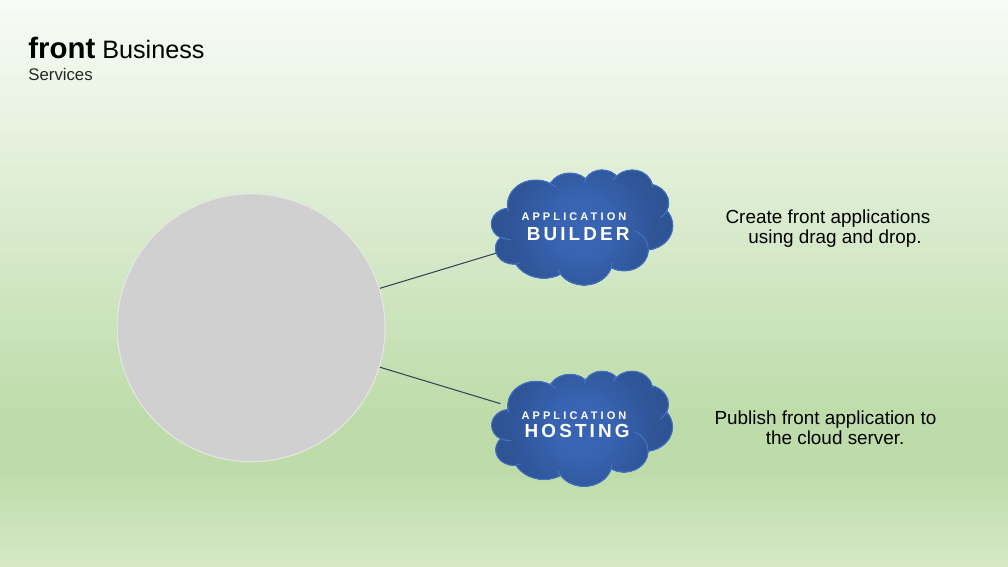
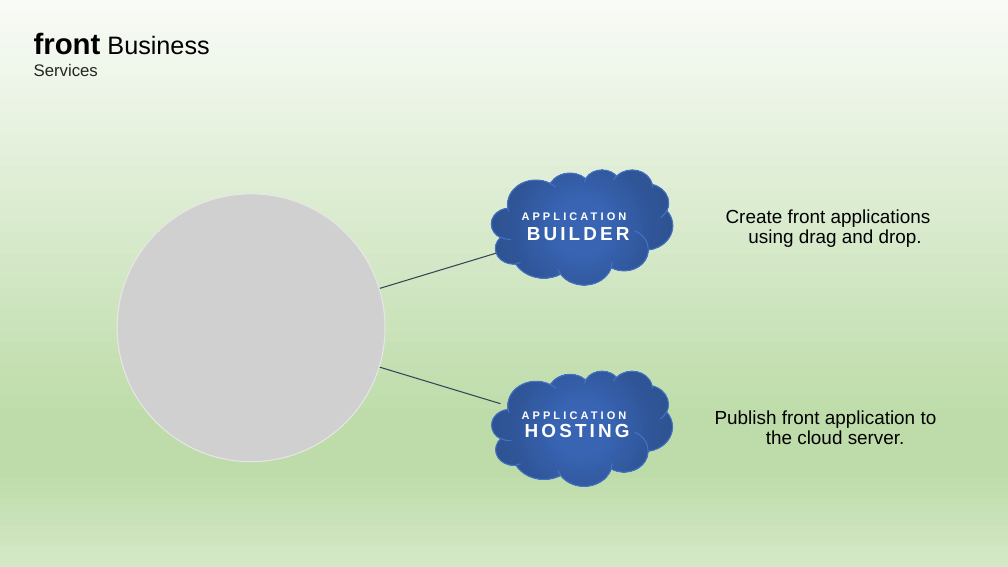
Before and after one commit to aleptra/front, a slide deck: slide 9 of _front.pptx. Drawn at 1008x567 pixels with LibreOffice and Linux fonts; fonts in the diff are those of the drawing; grey boxes stand for pictures. Boxes give left, top, right and bottom in pixels: in the first picture for what was removed or moved away, otherwise in the second. Text is boxed around its words. In the diff, an @@ line names an element or a change of style, - is before the commit and + after.

```diff
--- a/_front.pptx
+++ b/_front.pptx
@@ text "front Business" moved from (x1=28, y1=36, x2=204, y2=80) to (x1=34, y1=32, x2=209, y2=76) @@
```
Also in this commit, not shown: 15 other slides changed, 8 slides removed.
